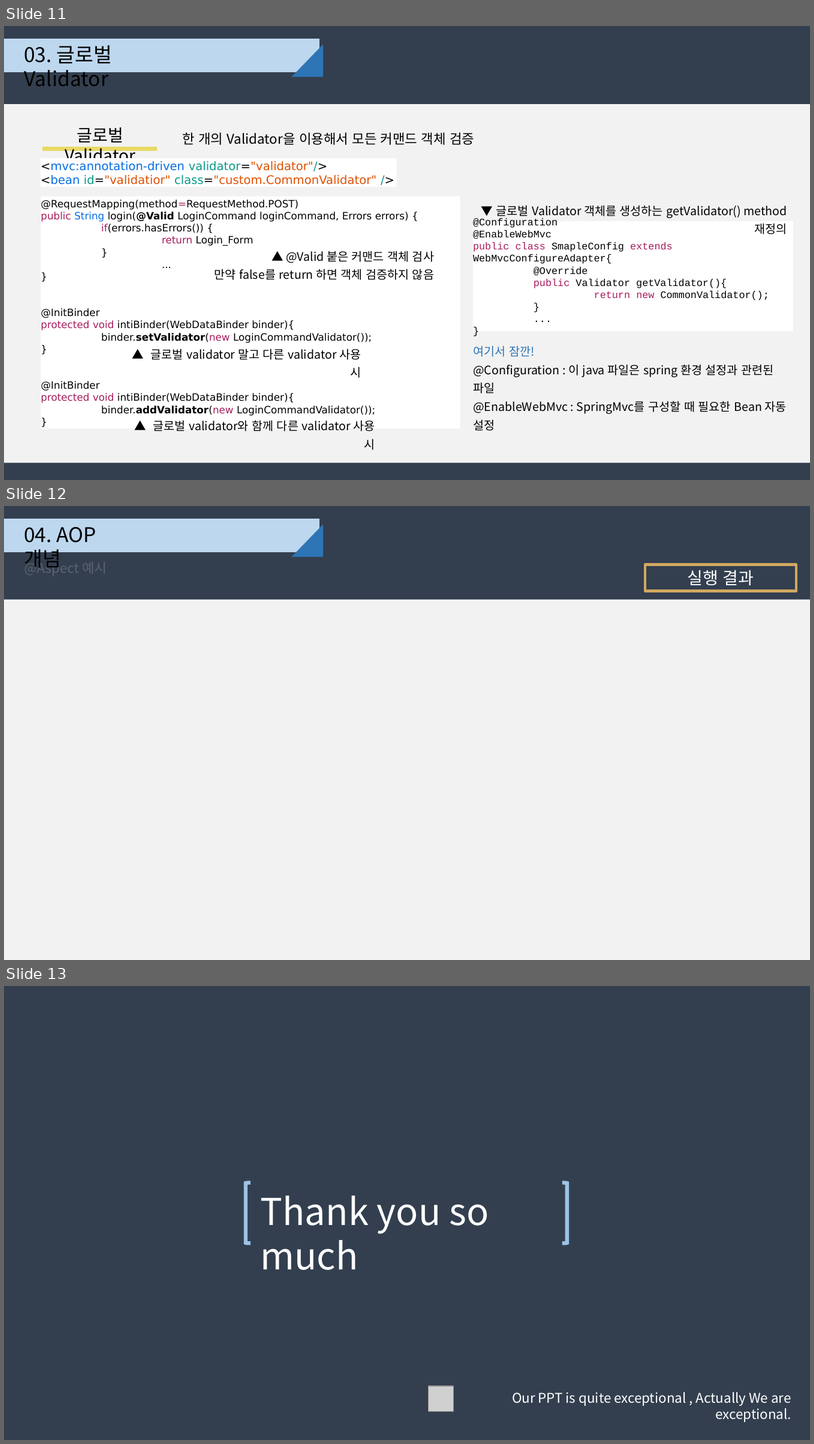
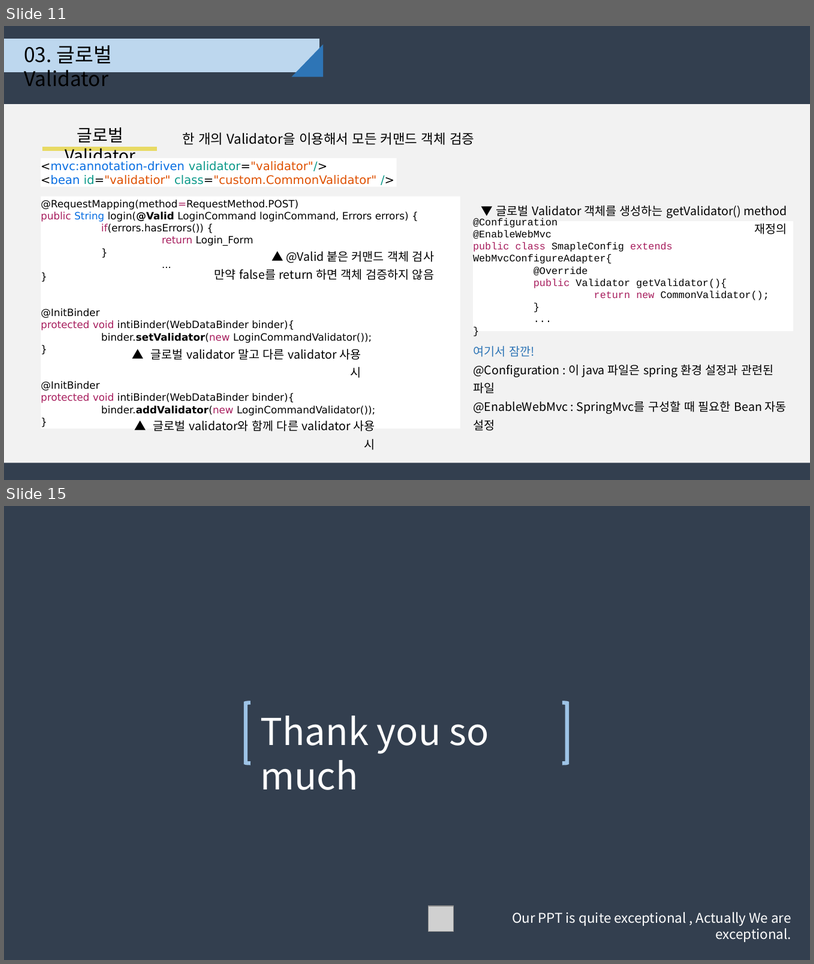
Before and after one commit to djyoon956/Family_C, a slide deck: 01.doc/Spring_Command&Error_4조.pptx. Shown one above the other, each under a label of ours: slides 11, 12 and 13 before the commit, slides 11 and 15 after it; the slides between them are not shown. The pictures are 814x1444 and 814x964 pixels, drawn with LibreOffice and Linux fonts; fonts in the diff are those of the drawing; grey boxes stand for pictures. Boxes give left, top, right and bottom in pixels: in the first picture for what was removed or moved away, otherwise in the second. Text is boxed around its words. In the diff, an @@ line names an element or a change of style, - is before the commit and + after.

```diff
--- a/01.doc/Spring_Command&Error_4조.pptx
+++ b/01.doc/Spring_Command&Error_4조.pptx
@@ slide 12 removed at (x1=4, y1=506, x2=810, y2=960), background #333F50 @@
@@ rectangle removed at (x1=4, y1=519, x2=319, y2=552) @@
@@ text removed at (x1=24, y1=527, x2=96, y2=568) @@
-04. AOP 개념
@@ right triangle removed at (x1=292, y1=524, x2=323, y2=557) @@
@@ text removed at (x1=24, y1=557, x2=107, y2=576) @@
-@Aspect 예시
@@ rectangle removed at (x1=645, y1=565, x2=797, y2=591) @@
-실행 결과
@@ rectangle removed at (x1=4, y1=599, x2=810, y2=960) @@
@@ what was slide 13 is now slide 15 @@
```
Also in this commit, not shown: 1 slide changed, 3 slides added.
